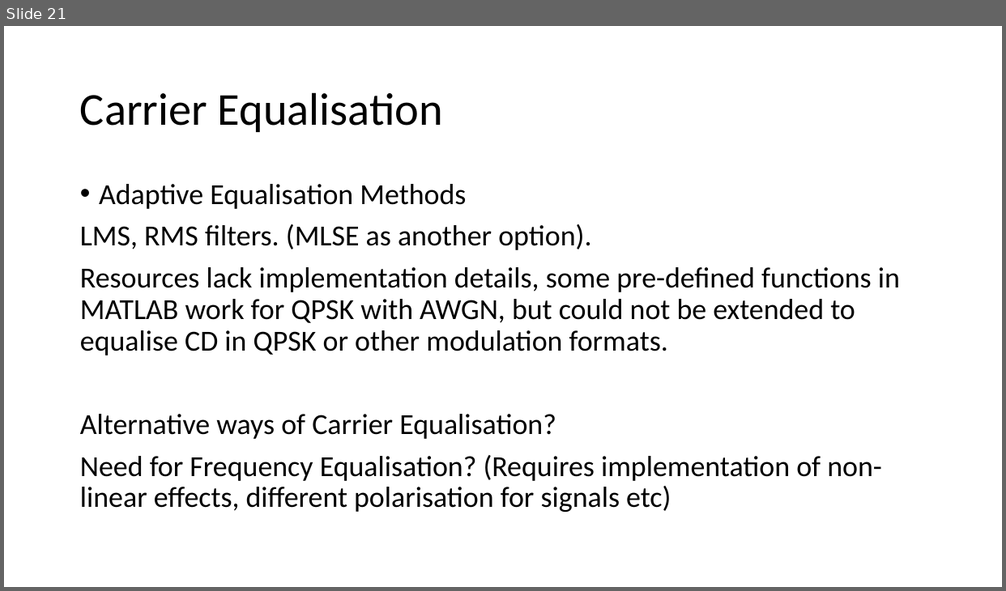
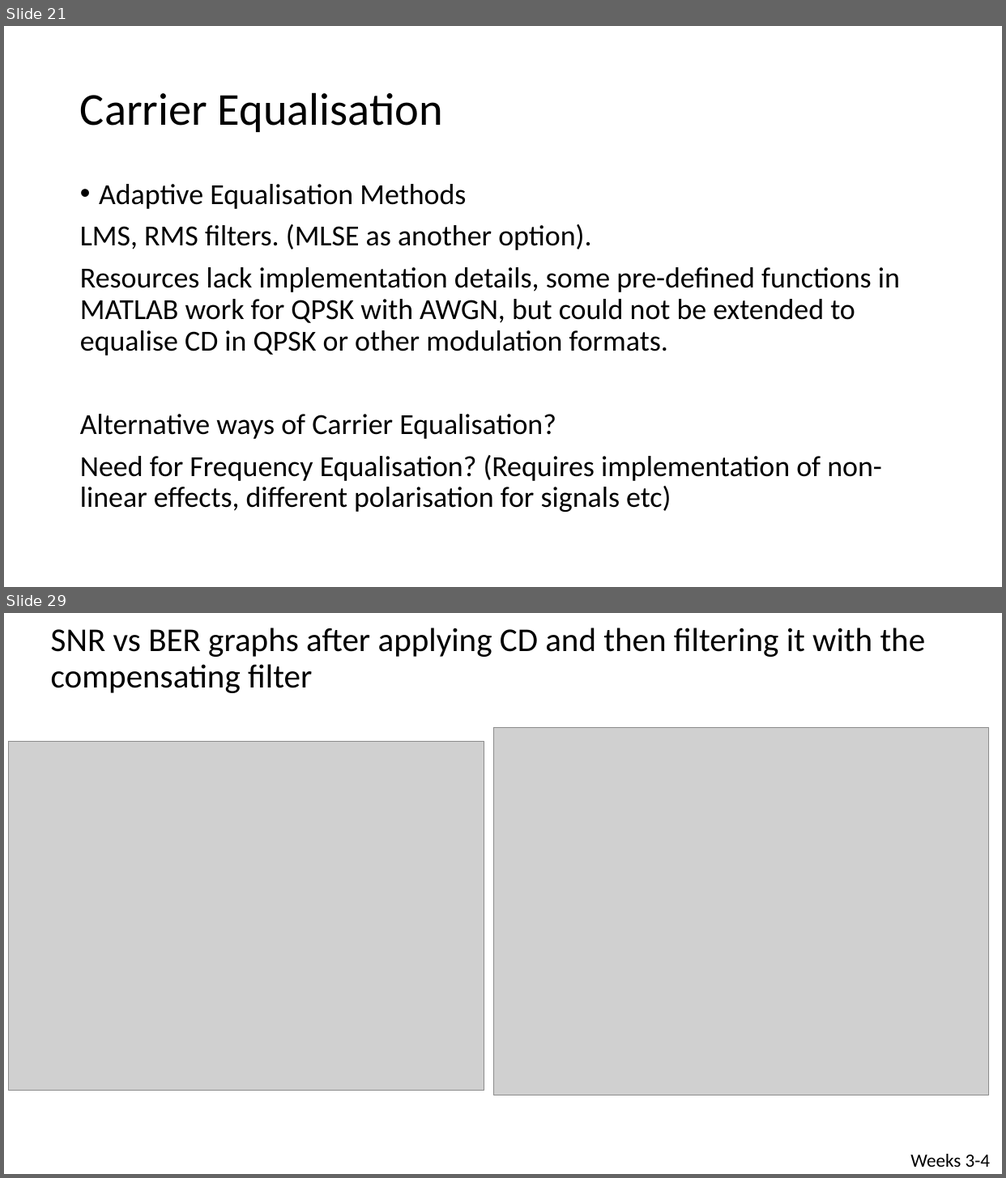
Before and after one commit to Emc54/CoherentTransceivers, a slide deck: Master's meetings presentation.pptx. Shown one above the other, each under a label of ours: slide 21 before the commit, slides 21 and 29 after it; the slides between them are not shown. The pictures are 1006x591 and 1006x1178 pixels, drawn with LibreOffice and Linux fonts; fonts in the diff are those of the drawing; grey boxes stand for pictures. Boxes give left, top, right and bottom in pixels: in the first picture for what was removed or moved away, otherwise in the second. Text is boxed around its words. In the diff, an @@ line names an element or a change of style, - is before the commit and + after.

Commit message:
Introducing Adaptive Equalisation, experimenting with CD filtering

```diff
--- a/Master's meetings presentation.pptx
+++ b/Master's meetings presentation.pptx
@@ slide 29 added at <box>4,613,1002,1174</box>, background #FFFFFF @@
@@ text added at <box>51,628,926,693</box>, 32 pt, text #000000 @@
+SNR vs BER graphs after applying CD and then filtering it with the compensating filter
@@ picture added at <box>493,727,989,1095</box> @@
@@ picture added at <box>9,741,484,1090</box> @@
@@ text added at <box>910,1154,990,1167</box>, 18 pt, text #000000 @@
+Weeks 3-4
```
Also in this commit, not shown: 7 other slides added, 6 other files.
